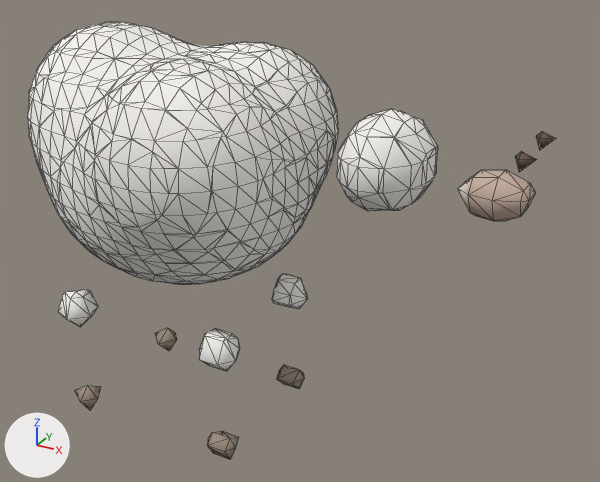
The glTF model assets/animals/sheep.glb as it was, and as the next commit left it.
Camera for both pictures: a 50 mm camera at (0.703, -0.926, 0.807) aimed at (0.18, 0.026, 0.331). The lights are fixed; the arrows at lower left show +X, +Y and +Z. The picture after the commit comes second. Mesh edges are drawn as thin lines.

In view in the first picture: 'sheep'.
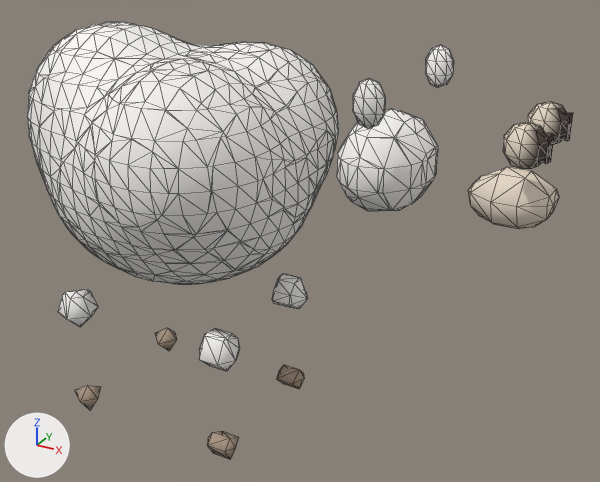
The edits, one by one:
me_mesh is used by ob_sheep; location (0.0, 0.0, 0.0).
me_mesh had 1108 vertices, 2164 faces and spanned x -0.238..0.512, y -0.208..0.208, z 0.016..0.616.
me_mesh now has 1260 vertices, 2452 faces and spans x -0.238..0.53, y -0.208..0.208, z 0.016..0.616.
me_mesh part 1: a new loose piece, a UV sphere (8 segments, 5 rings, poles along z) spanning x 0.475..0.525, y 0.025..0.075, z 0.514..0.566, in mat_sheepmat.
me_mesh part 2: a new loose piece, a UV sphere (8 segments, 5 rings, poles along z) spanning x 0.475..0.525, y -0.075..-0.025, z 0.514..0.566, in mat_sheepmat.
me_mesh part 3: a new loose piece, a UV sphere (8 segments, 5 rings, poles along z) spanning x 0.321..0.359, y 0.095..0.125, z 0.552..0.608, in mat_sheepmat.
me_mesh part 4: a new loose piece, a UV sphere (8 segments, 5 rings, poles along z) spanning x 0.321..0.359, y -0.125..-0.095, z 0.552..0.608, in mat_sheepmat.
me_mesh part 5: the loose piece of 28 vertices spanning x 0.417..0.503, y -0.034..0.034, z 0.432..0.487 is rebuilt with 36 vertices and now spans x 0.43..0.53, y -0.04..0.04, z 0.429..0.491.
me_mesh part 6: the loose piece of 6 vertices spanning x 0.488..0.512, y 0.034..0.056, z 0.508..0.532 is deleted.
me_mesh part 7: the loose piece of 6 vertices spanning x 0.488..0.512, y -0.056..-0.034, z 0.508..0.532 is deleted.
Part 8, on me_mesh:
12 vertices are added at x 0.513..0.527, y -0.057..0.057, z 0.524..0.556.
8 new vertices lie (0.0, 0.0, 0.03) away from vertices in x 0.513..0.527, y -0.057..0.057, z 0.525.
32 new faces join them.
me_mesh part 9: 2003 kept faces spanning x -0.238..0.377, y -0.208..0.208, z 0.016..0.616 get new vertex colours; the middle colour goes from white #f7f4ef to white #f8f5f2.

Changed parts and their boxes [x1, y1, x2, y2] in the pictures (600 x 482 px):
'sheep', reshaped: before [27, 22, 556, 460]; after [27, 22, 573, 460]
part 1 of me_mesh, added: after [527, 102, 567, 145]
part 2 of me_mesh, added: after [503, 122, 547, 169]
part 3 of me_mesh, added: after [425, 45, 454, 88]
part 4 of me_mesh, added: after [353, 78, 385, 129]
part 5 of me_mesh, rebuilt (16% wider, 21% taller): before [458, 170, 536, 221]; after [468, 167, 559, 229]
part 6 of me_mesh, deleted: before [536, 131, 556, 150]
part 7 of me_mesh, deleted: before [515, 152, 537, 172]
part 8 of me_mesh, added: after [542, 113, 573, 164]
part 9 of me_mesh, edited (looks the same): [27, 22, 438, 460] in both
